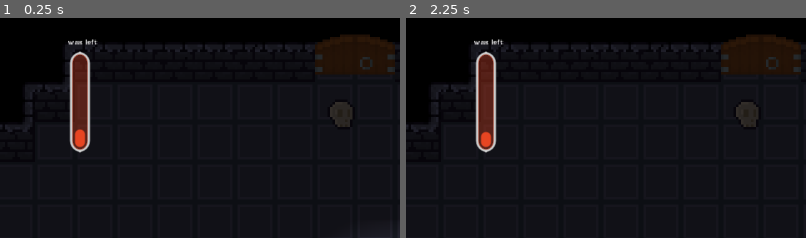
Above: before the commit, frames 1-2 (left to right).
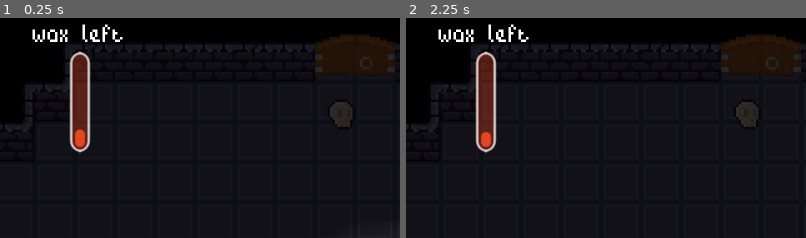
Above: after the commit, the same moments.

Repository: pinkytoefoo/candle
Game: Godot game, scene res://dungeons/dungeon_tutorial.tscn
Two runs of this game, one before a commit and one after it. Both use one fixed random seed, a clock stepped at 60 frames per second and the inputs below.
Inputs (mouse positions are % of the whole screen's width and height, from its top left):
- Up to frame 1 (0.25 s): no input
- Up to frame 2 (2.25 s): tap Enter at 0.5 s; move the mouse to (72, 45) at 0.52 s; hold D (right) 0.53-1.28 s; hold E (interact) 0.53-1.28 s; move the mouse to (30, 55) at 1.27 s; hold S (down) 1.28-2.03 s; tap E (interact) at 1.35 s; move the mouse to (60, 27) at 2.02 s; hold D (right) from 2.03 s (still down); hold E (interact) from 2.03 s (still down)
The pictures show only the part of the screen within x 0-50%, y 0-50%; the shares and areas given below are measured in that part.

The runs differ from the first frame. In frame 1, 0.7% of the frame differs, in the area x 8-31%, y 2-13%; in frame 2, 0.7%.

Commit message:
feat: main menu credits

Diff:
--- /dev/null
+++ b/credits_overlay.gd
@@ -0,0 +1,7 @@
+extends PanelContainer
+
+@export var back_button: Button
+
+# Called when the node enters the scene tree for the first time.
+func _ready() -> void:
+	back_button.pressed.connect(hide)
--- /dev/null
+++ b/credits_overlay.tscn
@@ -0,0 +1,56 @@
+[gd_scene format=3 uid="uid://jmuhbdg1flr6"]
+
+[ext_resource type="Script" uid="uid://clqh4r56b355h" path="res://credits_overlay.gd" id="1_wvym2"]
+
+[sub_resource type="StyleBoxFlat" id="StyleBoxFlat_oafmo"]
+content_margin_left = 10.0
+content_margin_top = 5.0
+content_margin_right = 10.0
+content_margin_bottom = 5.0
+bg_color = Color(0.101960786, 0.101960786, 0.101960786, 1)
+corner_radius_top_left = 3
+corner_radius_top_right = 3
+corner_radius_bottom_right = 3
+corner_radius_bottom_left = 3
+corner_detail = 5
+
+[node name="CreditsOverlay" type="PanelContainer" unique_id=1897434153 node_paths=PackedStringArray("back_button")]
+anchors_preset = -1
+anchor_left = 0.05
+anchor_top = 0.05
+anchor_right = 0.95
+anchor_bottom = 0.95
+grow_horizontal = 2
+grow_vertical = 2
+theme_override_styles/panel = SubResource("StyleBoxFlat_oafmo")
+script = ExtResource("1_wvym2")
+back_button = NodePath("VBoxContainer/Button")
+
+[node name="VBoxContainer" type="VBoxContainer" parent="." unique_id=875564746]
+layout_mode = 2
+
+[node name="CreditsTitle" type="RichTextLabel" parent="VBoxContainer" unique_id=1853948305]
+layout_mode = 2
+bbcode_enabled = true
+text = "[pulse freq=0.8]Credits"
+fit_content = true
+
+[node name="Credits" type="RichTextLabel" parent="VBoxContainer" unique_id=2002291682]
+layout_mode = 2
+size_flags_vertical = 3
+theme_override_constants/line_separation = 4
+theme_override_font_sizes/normal_font_size = 16
+bbcode_enabled = true
+text = "aBull - Design, art, management
+Aslan - Pixel art, game design
+Jojo - Programming, gameplay design
+pinkytoefoo - Programming, ideas
+
+Thirdparty:
+[color=ff00ff]TODO!!"
+
+[node name="Button" type="Button" parent="VBoxContainer" unique_id=302425453]
+custom_maximum_size = Vector2(64, -1)
+layout_mode = 2
+size_flags_horizontal = 4
+text = "Back"
--- a/entities/player/player.tscn
+++ b/entities/player/player.tscn
@@ -255,11 +255,11 @@
 show_percentage = false
 
 [node name="Label" type="Label" parent="CanvasLayer" unique_id=795434632]
-offset_left = 27.0
-offset_top = 9.0
-offset_right = 39.0
+offset_left = 13.0
+offset_top = 1.0
+offset_right = 50.0
 offset_bottom = 14.0
-theme_override_font_sizes/font_size = 3
+theme_override_font_sizes/font_size = 16
 text = "wax left"
 
 [node name="InteractComponent" parent="." unique_id=1696677426 instance=ExtResource("5_fkugw")]
--- a/menus/main_menu.gd
+++ b/menus/main_menu.gd
@@ -6,6 +6,7 @@
 @export var credits_button: Button
 @export var quit_button: Button
 @export var settings_overlay: PanelContainer
+@export var credits_overlay: PanelContainer
 @export var light: PointLight2D
 
 func _ready() -> void:
@@ -25,4 +26,4 @@
 	settings_overlay.visible = !settings_overlay.visible
 
 func _on_credits_pressed() -> void:
-	pass
+	credits_overlay.visible = !credits_overlay.visible
--- a/menus/main_menu.tscn
+++ b/menus/main_menu.tscn
@@ -4,6 +4,7 @@
 [ext_resource type="Script" uid="uid://cs84kf4xl2awh" path="res://menus/main_menu.gd" id="1_ij7vn"]
 [ext_resource type="PackedScene" uid="uid://7g38j8jilfie" path="res://menus/ui_elements/settings_overlay.tscn" id="3_rqbgu"]
 [ext_resource type="AudioStream" uid="uid://dfc15gnydypjy" path="res://assets/#68 Goodbye Tales - Orchestrated.WAV" id="3_yjgyn"]
+[ext_resource type="PackedScene" uid="uid://jmuhbdg1flr6" path="res://credits_overlay.tscn" id="4_oblsv"]
 
 [sub_resource type="Gradient" id="Gradient_yjgyn"]
 offsets = PackedFloat32Array(0, 0.7590361)
@@ -14,7 +15,7 @@
 fill = 1
 fill_from = Vector2(0.5, 0.5)
 
-[node name="Control" type="Control" unique_id=420166789 node_paths=PackedStringArray("play_button", "settings_button", "credits_button", "quit_button", "settings_overlay", "light")]
+[node name="Control" type="Control" unique_id=420166789 node_paths=PackedStringArray("play_button", "settings_button", "credits_button", "quit_button", "settings_overlay", "credits_overlay", "light")]
 layout_mode = 3
 anchors_preset = 15
 anchor_right = 1.0
@@ -27,6 +28,7 @@
 credits_button = NodePath("VBoxContainer/CreditsButton")
 quit_button = NodePath("VBoxContainer/OptionsButton")
 settings_overlay = NodePath("SettingsOverlay")
+credits_overlay = NodePath("CreditsOverlay")
 light = NodePath("PointLight2D")
 
 [node name="VBoxContainer" type="VBoxContainer" parent="." unique_id=629623247]
@@ -98,10 +100,14 @@
 visible = false
 layout_mode = 1
 
-[node name="CanvasModulate" type="CanvasModulate" parent="." unique_id=159941975]
-color = Color(0.40069774, 0.40069774, 0.40069768, 1)
+[node name="CreditsOverlay" parent="." unique_id=1897434153 instance=ExtResource("4_oblsv")]
+visible = false
+layout_mode = 1
 
 [node name="AudioStreamPlayer" type="AudioStreamPlayer" parent="." unique_id=1877145958]
 stream = ExtResource("3_yjgyn")
 autoplay = true
 bus = &"Music"
+
+[node name="CanvasModulate" type="CanvasModulate" parent="." unique_id=159941975]
+color = Color(0.40069774, 0.40069774, 0.40069768, 1)
--- a/project.godot
+++ b/project.godot
@@ -34,6 +34,10 @@
 window/stretch/aspect="expand"
 window/stretch/scale_mode="integer"
 mouse_cursor/custom_image="uid://k58kga5e7oi3"
+
+[gui]
+
+theme/custom="uid://cce3byrmexdc"
 
 [input]
 
Not shown, added: credits_overlay.gd.uid
